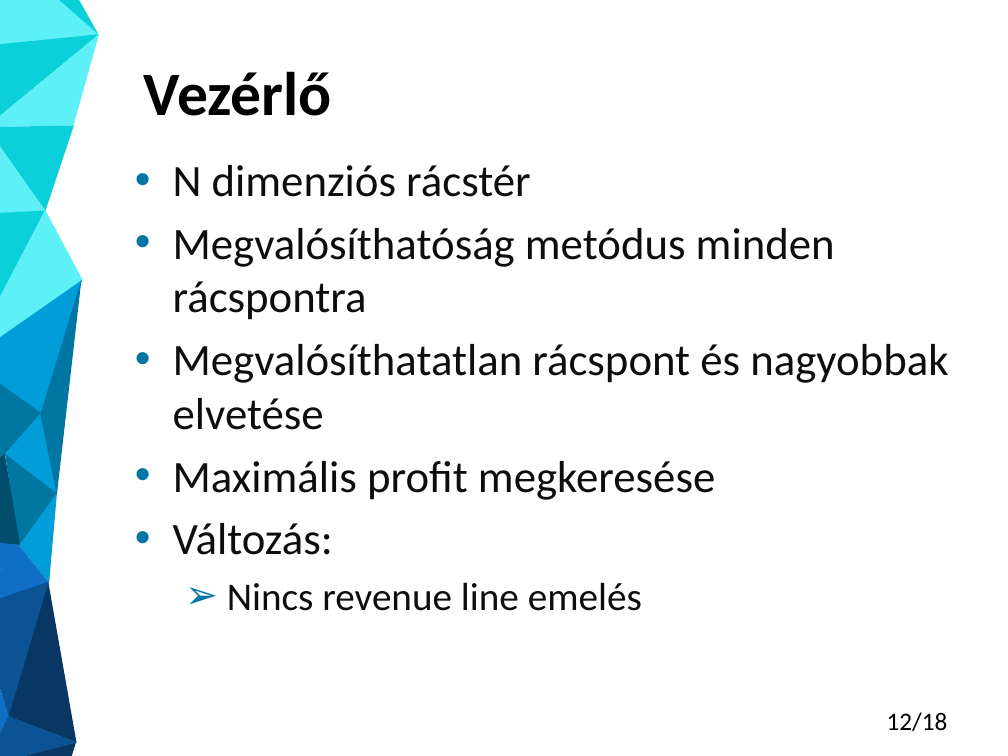
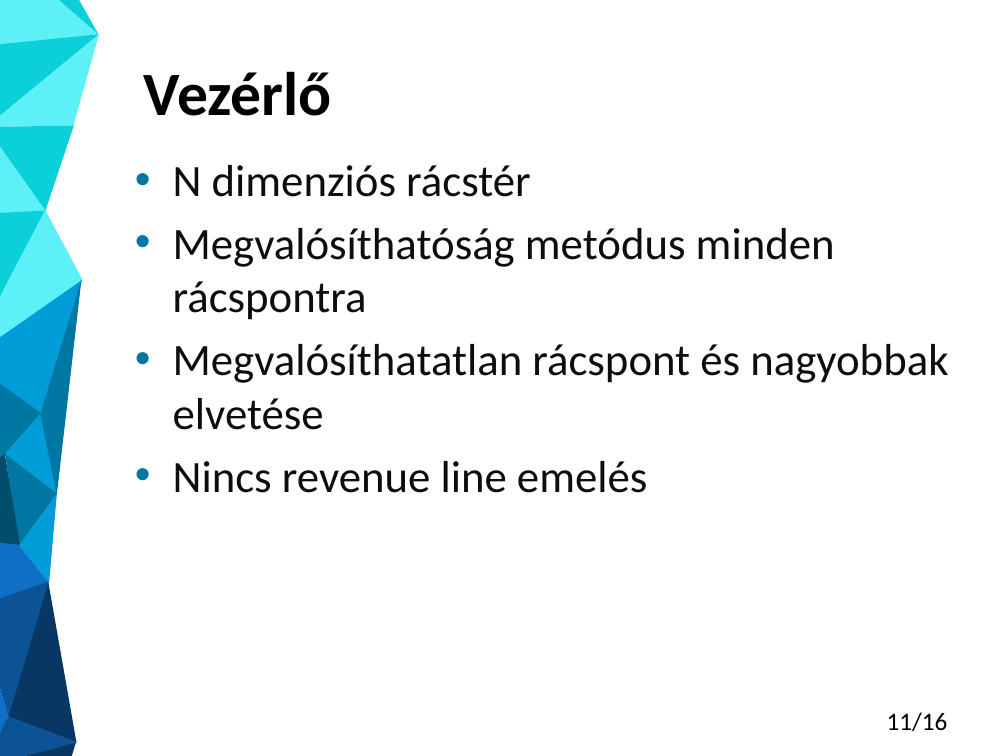
Before and after one commit to Gergo1912/Szakdolgozat, a slide deck: slide 11 of Molnar_Gergo_TDK_eloadas.pptx (slide 12 before the commit). Drawn at 1008x756 pixels with LibreOffice and Linux fonts; fonts in the diff are those of the drawing. Boxes give left, top, right and bottom in pixels: in the first picture for what was removed or moved away, otherwise in the second. Text is boxed around its words. In the diff, an @@ line names an element or a change of style, - is before the commit and + after.

```diff
--- a/Molnar_Gergo_TDK_eloadas.pptx
+++ b/Molnar_Gergo_TDK_eloadas.pptx
@@ text at <box>173,461,715,555</box>: paragraphs removed @@
-• Maximális profit megkeresése
-• Változás:
@@ text at <box>173,461,647,493</box>: size 28 to 32 pt in "Nincs revenue line emelés"; bullet ➢ to •; list level 2 to 1 in "Nincs revenue line emelés" @@
@@ page number at <box>887,712,948,731</box>: text changed @@
-12/18
+11/16
```
Also in this commit, not shown: 8 other slides changed, 2 slides removed, 1 other file.
